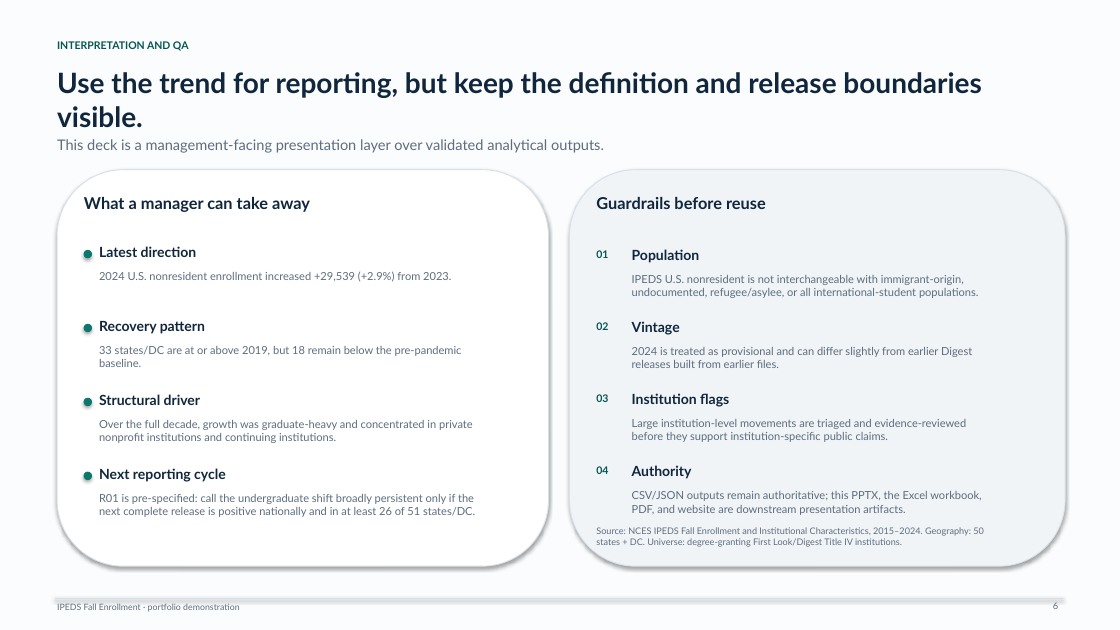
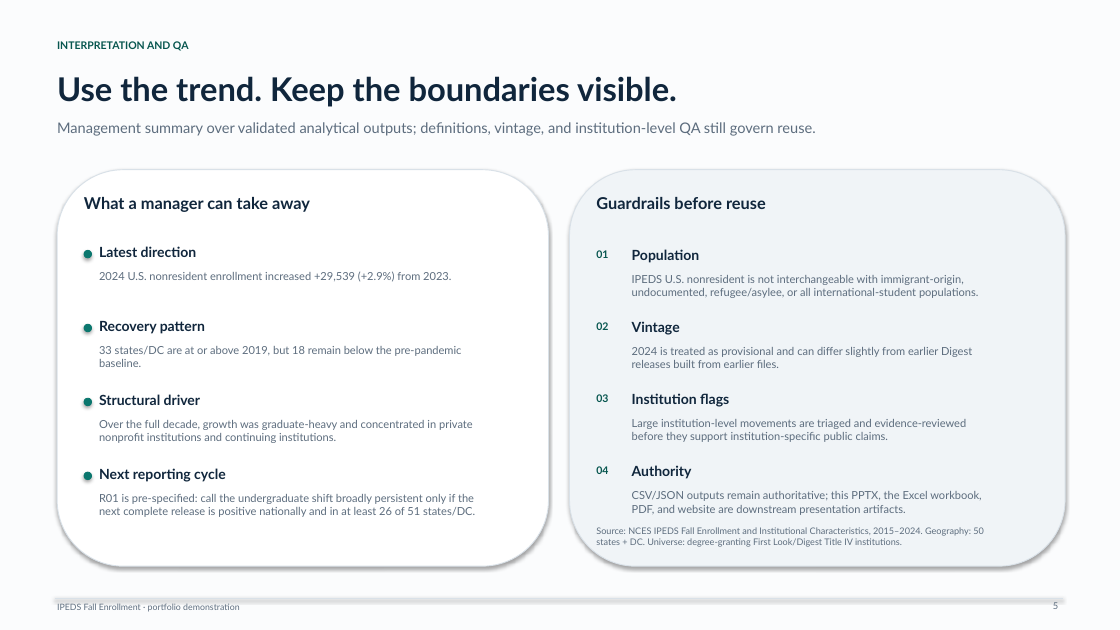
Before and after one commit to Joseph-Th/higher_education_and_immigration_demo, a slide deck: slide 5 of deliverables/management_briefing_deck.pptx (slide 6 before the commit). Drawn at 1120x630 pixels with LibreOffice and Linux fonts; fonts in the diff are those of the drawing. Boxes give left, top, right and bottom in pixels: in the first picture for what was removed or moved away, otherwise in the second. Text is boxed around its words. In the diff, an @@ line names an element or a change of style, - is before the commit and + after.

```diff
--- a/deliverables/management_briefing_deck.pptx
+++ b/deliverables/management_briefing_deck.pptx
@@ text at (57, 76, 677, 107): text changed; size 24 to 28 pt @@
-Use the trend for reporting, but keep the definition and release boundaries visible.
+Use the trend. Keep the boundaries visible.
@@ text at (57, 122, 815, 136): text changed @@
-This deck is a management-facing presentation layer over validated analytical outputs.
+Management summary over validated analytical outputs; definitions, vintage, and institution-level QA still govern reuse.
```
Also in this commit, not shown: 4 other slides changed, 1 slide removed, 23 other files.
